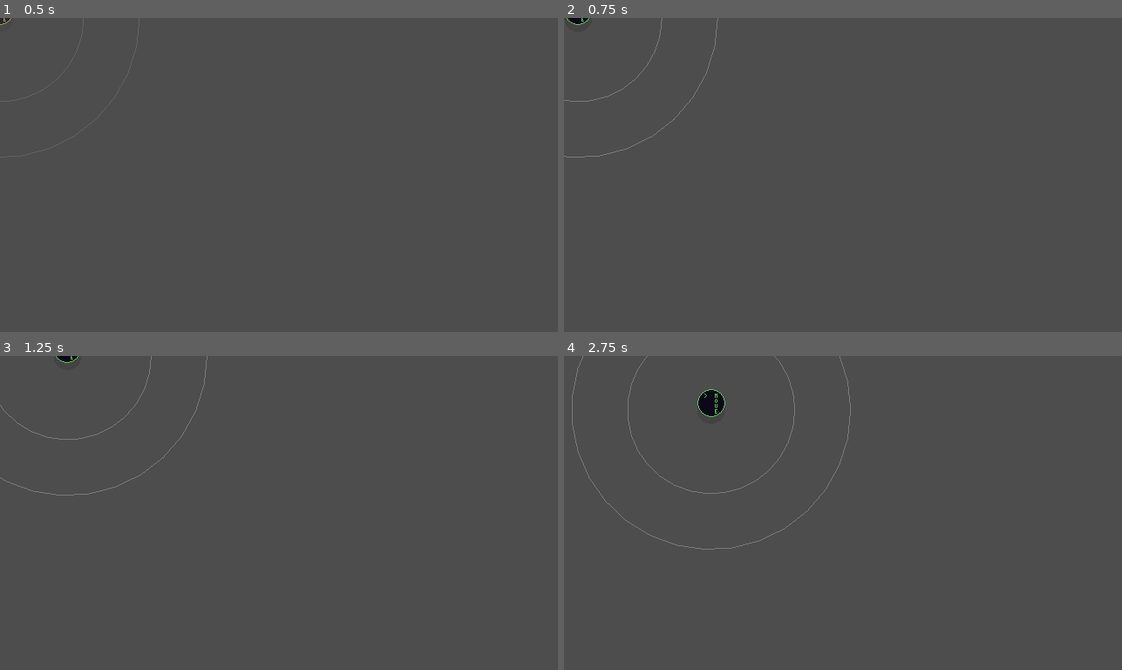
Above: before the commit, frames 1-4 (two rows, left to right).
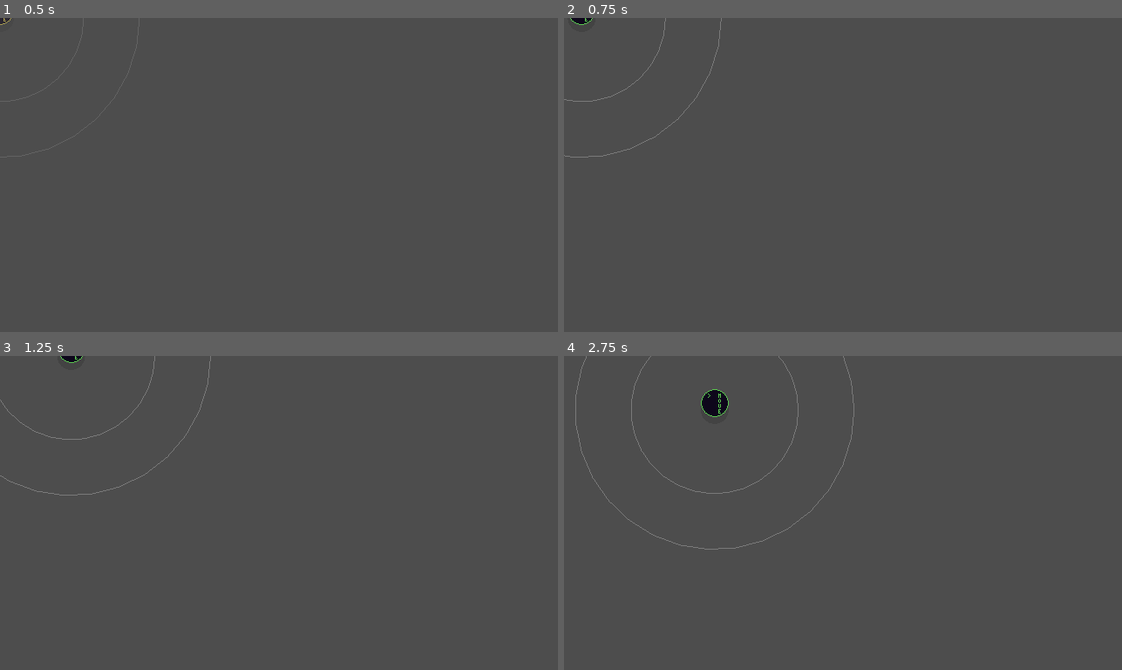
Above: after the commit, the same moments.

Repository: zibetnu/haunting-hijinx
Game: Godot game, scene res://src/player/ghost.tscn
Same seed, same stepped clock (60 frames per second), same inputs: the game is played once before the commit and once after it. This scene is started directly instead of the project's main scene.
Inputs (mouse positions are in pixels of both pictures, inside the frame that each line leads up to):
- Up to frame 1 (0.5 s): no input
- Up to frame 2 (0.75 s): tap Enter at 0.5 s; move the mouse to (965, 159) at 0.52 s; press the mouse at (965, 159) at 0.53 s; hold D (move_right) from 0.53 s (still down)
- Up to frame 3 (1.25 s): keep holding D (move_right)
- Up to frame 4 (2.75 s): move the mouse to (731, 528) at 1.27 s; release D (move_right) at 1.28 s; release the mouse at (731, 528) at 1.28 s; hold S (move_down) 1.28-2.03 s; right-click (731, 528) at 1.35 s; move the mouse to (898, 443) at 2.02 s; press the mouse at (898, 443) at 2.03 s; hold D (move_right) from 2.03 s (still down)

Frame 1 is identical in both runs. In frame 2, 0.3% of the frame differs, in the area x 0-29%, y 0-45%; in frame 3, 0.4%; in frame 4, 1.0%, in the area x 1-53%, y 0-62%.

Commit message:
Refactor controllers

Diff:
--- a/src/controller/composite/composite.gd
+++ b/src/controller/composite/composite.gd
@@ -5,7 +5,12 @@
 @export var controller_2: Controller
 
 
-func _process(_delta: float) -> void:
+func _ready() -> void:
+	controller_1.input_handled.connect(_on_controller_input_handled)
+	controller_2.input_handled.connect(_on_controller_input_handled)
+
+
+func _on_controller_input_handled() -> void:
 	if controller_1.move_vector:
 		move_vector = controller_1.move_vector
 
@@ -20,3 +25,4 @@
 
 	button_1_pressed = controller_1.button_1_pressed or controller_2.button_1_pressed
 	button_2_pressed = controller_1.button_2_pressed or controller_2.button_2_pressed
+	input_handled.emit()
--- a/src/controller/controller.gd
+++ b/src/controller/controller.gd
@@ -1,6 +1,8 @@
 class_name Controller
 extends Node2D
 
+
+signal input_handled
 
 @export var move_vector := Vector2.ZERO
 @export var look_vector := Vector2.ZERO
--- a/src/controller/joypad/joypad.gd
+++ b/src/controller/joypad/joypad.gd
@@ -4,7 +4,7 @@
 @export var deadzone := 0.1
 
 
-func _process(_delta: float) -> void:
+func _unhandled_input(_event: InputEvent) -> void:
 	var new_move_vector = Input.get_vector("move_left", "move_right", "move_up", "move_down")
 	if new_move_vector.length() > deadzone:
 		move_vector = new_move_vector
@@ -21,3 +21,5 @@
 
 	button_1_pressed = Input.is_action_pressed("button_1")
 	button_2_pressed = Input.is_action_pressed("button_2")
+
+	input_handled.emit()
--- a/src/controller/keyboard_and_mouse/keyboard_and_mouse.gd
+++ b/src/controller/keyboard_and_mouse/keyboard_and_mouse.gd
@@ -4,8 +4,11 @@
 var _mouse_active := false
 
 
-func _process(_delta: float) -> void:
+func _unhandled_input(event: InputEvent) -> void:
 	move_vector = Input.get_vector("move_left", "move_right", "move_up", "move_down")
+	if event is InputEventMouseMotion:
+		_mouse_active = true
+		$Timer.start()
 
 	if _mouse_active:
 		look_vector = Vector2.from_angle(
@@ -18,11 +21,7 @@
 	button_1_pressed = Input.is_action_pressed("button_1")
 	button_2_pressed = Input.is_action_pressed("button_2")
 
-
-func _unhandled_input(event: InputEvent) -> void:
-	if event is InputEventMouseMotion:
-		_mouse_active = true
-		$Timer.start()
+	input_handled.emit()
 
 
 func _on_timer_timeout() -> void:
--- a/src/controller/spam/Spam.tscn
+++ /dev/null
@@ -1,6 +0,0 @@
-[gd_scene load_steps=2 format=3 uid="uid://y8xsbwsi6hsw"]
-
-[ext_resource type="Script" path="res://src/controller/spam/Spam.gd" id="1_b75iy"]
-
-[node name="Spam" type="Node2D"]
-script = ExtResource("1_b75iy")
--- a/src/controller/spam/Spam.gd
+++ b/src/controller/spam/spam.gd
@@ -1,8 +1,9 @@
 extends Controller
 
 
-func _process(_delta: float) -> void:
+func _on_timer_timeout() -> void:
 	move_vector = Vector2(randf_range(-1, 1), randf_range(-1, 1))
 	look_vector = Vector2(randf_range(-1, 1), randf_range(-1, 1))
 	button_1_pressed = not button_1_pressed
 	button_2_pressed = not button_2_pressed
+	input_handled.emit()
--- /dev/null
+++ b/src/controller/spam/spam.tscn
@@ -0,0 +1,12 @@
+[gd_scene load_steps=2 format=3 uid="uid://y8xsbwsi6hsw"]
+
+[ext_resource type="Script" path="res://src/controller/spam/spam.gd" id="1_i5wk5"]
+
+[node name="Spam" type="Node2D"]
+script = ExtResource("1_i5wk5")
+
+[node name="Timer" type="Timer" parent="."]
+wait_time = 0.1
+autostart = true
+
+[connection signal="timeout" from="Timer" to="." method="_on_timer_timeout"]
--- a/src/controller/synced/synced.gd
+++ b/src/controller/synced/synced.gd
@@ -33,13 +33,18 @@
 		peer_id = value
 		set_multiplayer_authority(value)
 		if _is_ready:
-			set_process(_should_process())
+			set_process(_is_authority())
 
 var _is_ready := false
 
 
 func _ready() -> void:
-	set_process(_should_process())
+	set_process(_is_authority())
+
+	# Get rid of the local controller if only remote input matters.
+	if not _is_authority():
+		local_controller.queue_free()
+
 	# Only the server needs to know about the server player's input.
 	if multiplayer.is_server():
 		$MultiplayerSynchronizer.public_visibility = false
@@ -76,7 +81,7 @@
 	return serialized_vector
 
 
-func _should_process() -> bool:
+func _is_authority() -> bool:
 	return get_multiplayer_authority() == multiplayer.get_unique_id()
 
 
--- a/src/player/ghost.tscn
+++ b/src/player/ghost.tscn
@@ -164,15 +164,15 @@
 [node name="Controllers" type="Node2D" parent="." index="5"]
 
 [node name="Synced" parent="Controllers" index="0" node_paths=PackedStringArray("local_controller") instance=ExtResource("12_iuly0")]
-local_controller = NodePath("../Composite")
-
-[node name="Composite" parent="Controllers" index="1" node_paths=PackedStringArray("controller_1", "controller_2") instance=ExtResource("15_vo03g")]
-controller_1 = NodePath("../JoypadController")
-controller_2 = NodePath("../KeyboardAndMouse")
-
-[node name="JoypadController" parent="Controllers" index="2" instance=ExtResource("10_dq2x2")]
-
-[node name="KeyboardAndMouse" parent="Controllers" index="3" instance=ExtResource("16_k7qd8")]
+local_controller = NodePath("Composite")
+
+[node name="Composite" parent="Controllers/Synced" index="1" node_paths=PackedStringArray("controller_1", "controller_2") instance=ExtResource("15_vo03g")]
+controller_1 = NodePath("JoypadController")
+controller_2 = NodePath("KeyboardAndMouse")
+
+[node name="JoypadController" parent="Controllers/Synced/Composite" index="0" instance=ExtResource("10_dq2x2")]
+
+[node name="KeyboardAndMouse" parent="Controllers/Synced/Composite" index="1" instance=ExtResource("16_k7qd8")]
 
 [node name="DamageHandlers" type="Node" parent="." index="6"]
 
--- a/src/player/hunter.tscn
+++ b/src/player/hunter.tscn
@@ -72,15 +72,15 @@
 [node name="Controllers" type="Node2D" parent="." index="5"]
 
 [node name="Synced" parent="Controllers" index="0" node_paths=PackedStringArray("local_controller") instance=ExtResource("4_cfq33")]
-local_controller = NodePath("../Composite")
+local_controller = NodePath("Composite")
 
-[node name="Composite" parent="Controllers" index="1" node_paths=PackedStringArray("controller_1", "controller_2") instance=ExtResource("6_b6ftt")]
-controller_1 = NodePath("../JoypadController")
-controller_2 = NodePath("../KeyboardAndMouse")
+[node name="Composite" parent="Controllers/Synced" index="1" node_paths=PackedStringArray("controller_1", "controller_2") instance=ExtResource("6_b6ftt")]
+controller_1 = NodePath("JoypadController")
+controller_2 = NodePath("KeyboardAndMouse")
 
-[node name="JoypadController" parent="Controllers" index="2" instance=ExtResource("2_ha5kb")]
+[node name="JoypadController" parent="Controllers/Synced/Composite" index="0" instance=ExtResource("2_ha5kb")]
 
-[node name="KeyboardAndMouse" parent="Controllers" index="3" instance=ExtResource("7_178cm")]
+[node name="KeyboardAndMouse" parent="Controllers/Synced/Composite" index="1" instance=ExtResource("7_178cm")]
 
 [node name="DamageHandlers" type="Node" parent="." index="6"]
 
